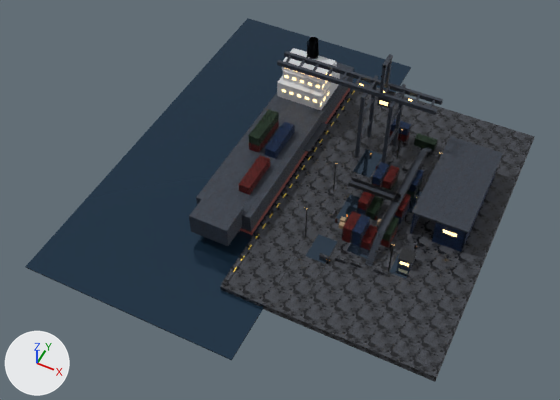
The glTF model godot/assets/models/port_environment.glb, before and after one commit.
Rendered twice from a 50 mm camera at (39.4, -137.8, 157.5) aimed at (-22.0, -15.0, 4.1). Every picture has the same lights, and +X, +Y and +Z are marked at lower left. The first picture is the older version. Vertices at exactly the same position are counted once.

In view in the first picture: 'NightPort_Environment'.
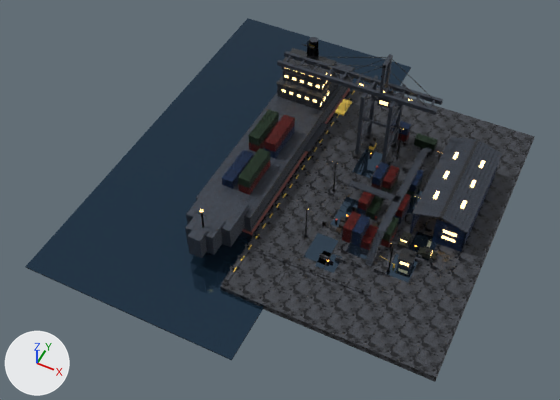
Where the change shows, as pixel boxes (x1, y1, x2, y2) in the pictures (560 x 400 px; the box of a moved part takes in the faces that stretch with it):
'NightPort_Environment', surface changed, reshaped: (25, 18, 535, 382) in both
part 1 of me_nightport_environment_mesh, added: after (253, 247, 370, 296)
part 2 of me_nightport_environment_mesh, added: after (315, 251, 342, 273)
part 3 of me_nightport_environment_mesh, moved or reshaped: before (336, 194, 360, 221); after (331, 197, 358, 227)
part 4 of me_nightport_environment_mesh, moved or reshaped: before (353, 149, 382, 177); after (352, 149, 383, 178)
part 5 of me_nightport_environment_mesh, added: after (386, 254, 418, 282)
part 6 of me_nightport_environment_mesh, added: after (409, 231, 437, 261)
part 7 of me_nightport_environment_mesh, rebuilt (14% wider, 11% taller): before (189, 193, 244, 246); after (186, 188, 249, 247)
part 8 of me_nightport_environment_mesh, built on: before (248, 48, 503, 279); after (185, 37, 502, 292)

Edits to the bpy script that builds the scene:
```text
Change mat_mi_ship_superstructure:
    remove # nodes: BsdfPrincipled, OutputMaterial
    remove # colours: light grey #d7dadd
    nodes: BsdfPrincipled, Math x2, Mix, NormalMap, OutputMaterial, SeparateColor, TexImage x3
    colours: white #f9ffff
    uses the picture img_mi_ship_superstructure_albedo
    uses the picture img_mi_ship_superstructure_normal
    uses the picture img_mi_ship_superstructure_orm
Add mat_mi_tactical_vehicle_od:
    mat_mi_tactical_vehicle_od = bpy.data.materials.new('MI_Tactical_Vehicle_OD')
    # uses the picture img_mi_tactical_vehicle_od_albedo
    # uses the picture img_mi_tactical_vehicle_od_normal
    # uses the picture img_mi_tactical_vehicle_od_orm
Change me_nightport_environment_mesh:
    remove me_nightport_environment_mesh.from_pydata(...)  # 2822 vertices, 3904 faces; spans x -72.0..32.0, y -60.0..60.0, z -2.0..32.5
    add me_nightport_environment_mesh.from_pydata(...)  # 8118 vertices, 12776 faces; spans x -72.0..32.0, y -60.0..60.0, z -2.0..32.5
    me_nightport_environment_mesh part 1: a new loose piece, a box spanning x -22.0..10.0, y -30.27..-29.33, z 0.0..0.32, in mat_mi_dock_wetconcrete
    me_nightport_environment_mesh part 2: a new loose piece, a box spanning x -5.8..-0.6, y -27.75..-22.25, z 0.01..0.02, in mat_mi_water_puddle (dark blue #45596c)
    me_nightport_environment_mesh part 3: the loose piece of 8 vertices spanning x -7.4..-2.6, y -10.8..-1.2, z 0.0 is scaled about its middle by (1.12, 1.16, 1), then moved by (-0.2, -2.0, 0.0)
    me_nightport_environment_mesh part 4: the loose piece of 8 vertices spanning x -10.1..-4.9, y 7.0..17.0, z 0.0 is scaled about its middle by (1.08, 1.05, 1)
    me_nightport_environment_mesh part 5: a new loose piece, a box spanning x 11.3..17.1, y -22.1..-14.9, z 0.01..0.02, in mat_mi_water_puddle (dark blue #45596c)
    me_nightport_environment_mesh part 6: a new loose piece, a box spanning x 13.5..19.5, y -13.5..-5.5, z 0.01..0.02, in mat_mi_water_puddle (dark blue #45596c)
    me_nightport_environment_mesh part 7: the loose piece of 8 vertices spanning x -38.5..-27.5, y -33.5..-24.5, z 2.1..8.3 is rebuilt with 8 vertices and now spans x -39.3..-26.7, y -33.5..-23.5, z 2.2..8.6
    me_nightport_environment_mesh part 8: 20 vertices moved within x -23.3..15.2, y -29.1..29.1, z 0.0..0.9; 326 vertices removed from x -39.8..26.4, y -26.0..29.2, z 0.0..17.7; 5440 vertices added at x -40.2..26.3, y -40.2..42.0, z -0.8..31.9
    other edits to the shape of me_nightport_environment_mesh do not show in these pictures
    add me_nightport_environment_mesh.materials.append(mat_mi_tactical_vehicle_od)
    add me_nightport_environment_mesh.materials.append(mat_mi_tire_rubber)  # dark grey #454b50
```
